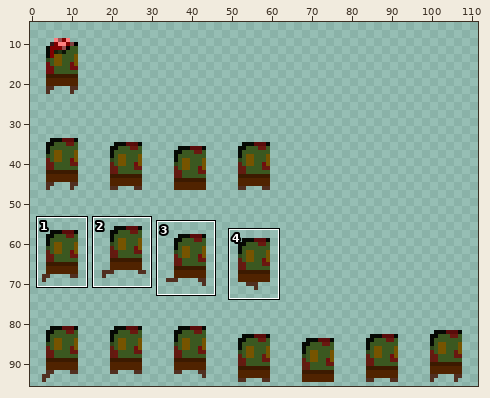
Sprite sheet: core/assets/textures/zombie2.png. Above, an overview of the earlier version with the close-up marked.
Close-up. Before the edit:
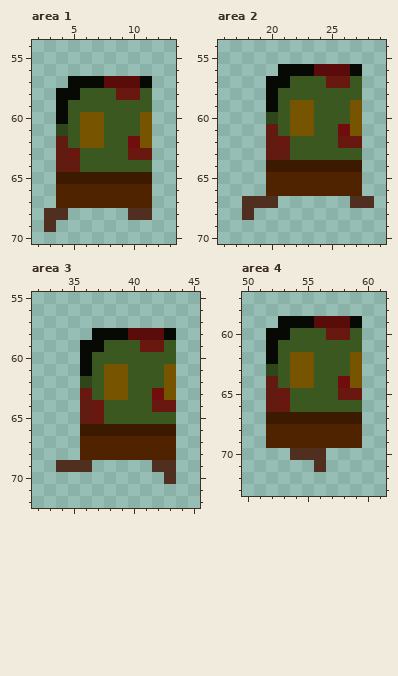
The file is 112x96 pixels. Pixels under 10% opacity are left out. Colours within 5 levels of each other are drawn and written as one. Shown: area 1: x 2..13, y 54..70; area 2: x 16..29, y 54..70; area 3: x 32..45, y 55..72; area 4: x 50..61, y 57..73. The wide view leaves out empty margins. The commit also changed other parts of the picture, which this record leaves out.
The result:
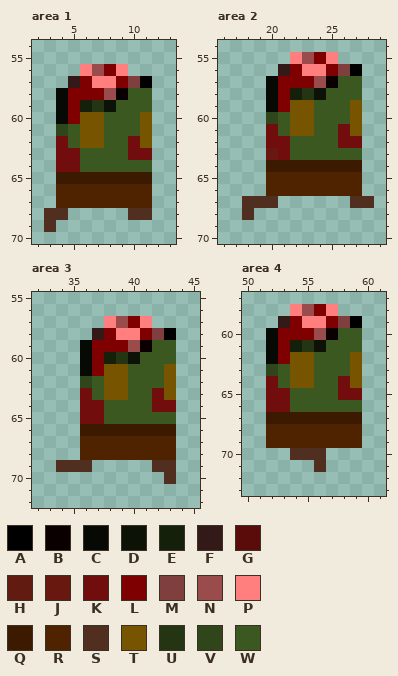
Palette (. is transparent): A #000000  B #0a0000  C #060904  D #0c1306  E #15200a  F #341919  G #5a0c0b  H #611b10  J #691810  K #710d0d  L #7f0000  M #803f3f  N #9a4c4c  P #ff7f7f  Q #3c1a00  R #502300  S #512f20  T #765400  U #233513  V #2f461a  W #3b5820
Changes in this commit:
--- area 1
@@ x 2..13 @@
 55 ............
-56 ............
-57 ...CCCGGGC..
-58 ..CCWWWJJW..
-59 ..CWWWWWWW..
-60 ..CWTTWWWT..
+56 ....PNLP....
+57 ...FLPPLMA..
+58 ..CLLLNBWW..
+59 ..CLEUDWWW..
+60 ..CLTTWWWT..
 61 ..VWTTWWWT..
-62 ..HWTTWWKT..
-63 ..HJWWWWJJ..
-64 ..HHWWWWWW..
+62 ..KWTTWWKT..
+63 ..KKWWWWKK..
+64 ..KKWWWWWW..
 65 ..QQQQQQQQ..
--- area 2
@@ x 16..29 @@
 54 ..............
-55 ..............
-56 .....CCCGGGC..
-57 ....CCWWWJJW..
-58 ....CWWWWWWW..
-59 ....CWTTWWWT..
+55 ......PNLP....
+56 .....FLPPLMA..
+57 ....CLLLNBWW..
+58 ....CLEUDWWW..
+59 ....CLTTWWWT..
 60 ....VWTTWWWT..
-61 ....HWTTWWKT..
-62 ....HJWWWWJJ..
-63 ....HHWWWWWW..
+61 ....KWTTWWKT..
+62 ....KKWWWWKK..
+63 ....JKWWWWWW..
 64 ....QQQQQQQQ..
--- area 3
@@ x 32..45 @@
 56 ..............
-57 ..............
-58 .....CCCGGGC..
-59 ....CCWWWJJW..
-60 ....CWWWWWWW..
-61 ....CWTTWWWT..
+57 ......PNLP....
+58 .....FLPPLMA..
+59 ....CLLLNBWW..
+60 ....CLEUDWWW..
+61 ....CLTTWWWT..
 62 ....VWTTWWWT..
-63 ....JWTTWWKT..
-64 ....HJWWWWJJ..
-65 ....HJWWWWWW..
+63 ....KWTTWWKT..
+64 ....KKWWWWKK..
+65 ....KKWWWWWW..
 66 ....QQQQQQQQ..
--- area 4
@@ x 50..61 @@
 57 ............
-58 ............
-59 ...CCCGGGC..
-60 ..CCWWWJJW..
-61 ..CWWWWWWW..
-62 ..CWTTWWWT..
+58 ....PNLP....
+59 ...FLPPLMA..
+60 ..CLLLNBWW..
+61 ..CLEUDWWW..
+62 ..CLTTWWWT..
 63 ..VWTTWWWT..
-64 ..HWTTWWKT..
-65 ..HJWWWWJJ..
-66 ..HJWWWWWW..
+64 ..KWTTWWKT..
+65 ..KKWWWWKK..
+66 ..KKWWWWWW..
 67 ..QQQQQQQQ..
